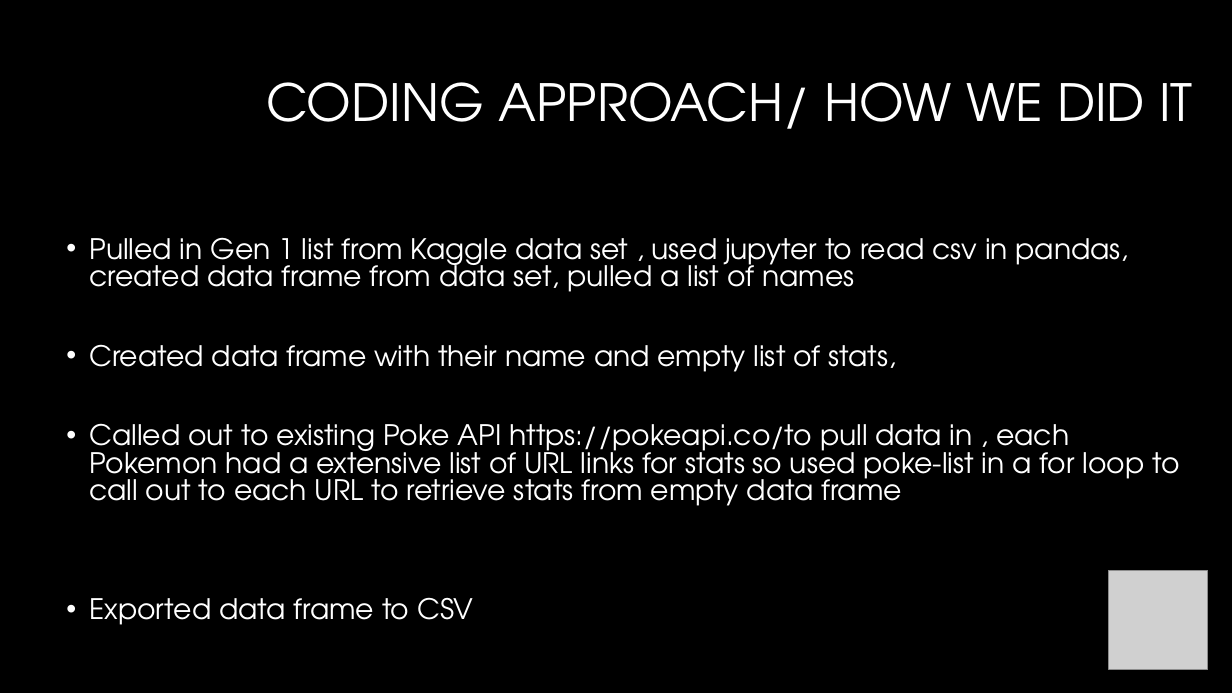
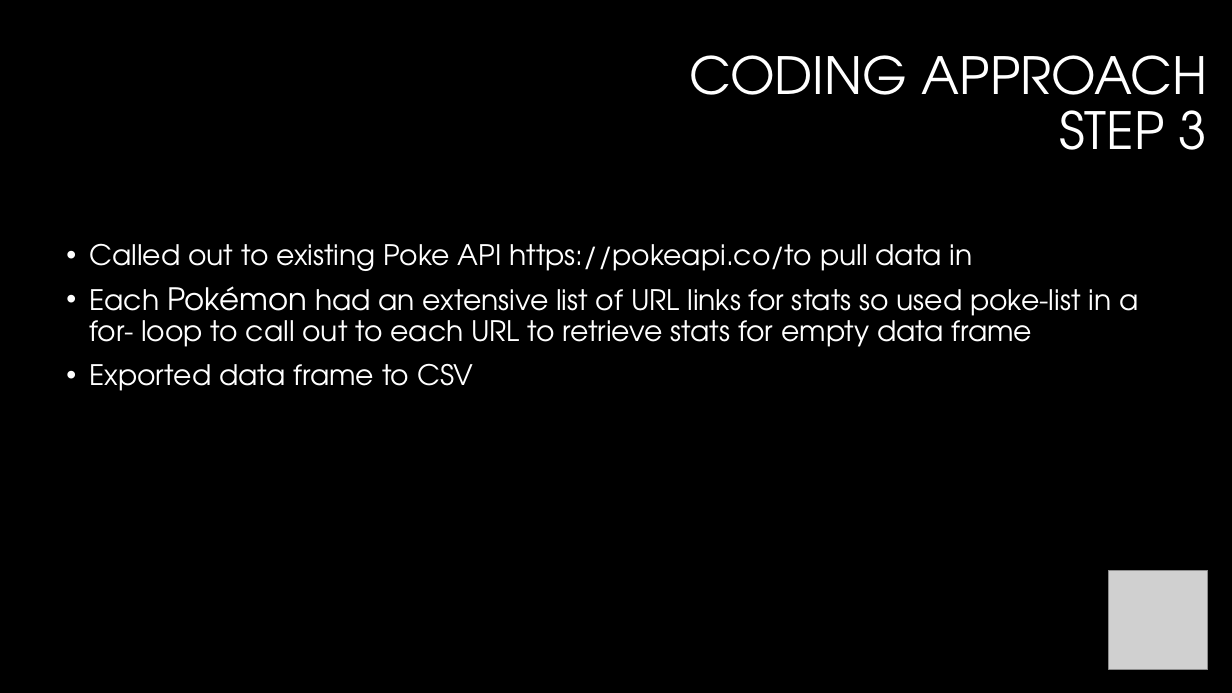
Before and after one commit to Dbuescher8/Pokemon-Project2, a slide deck: slide 5 of Presentation 2.pptx (slide 3 before the commit). Drawn at 1232x693 pixels with LibreOffice and Linux fonts; fonts in the diff are those of the drawing; grey boxes stand for pictures; background and template pictures are left out. Boxes give left, top, right and bottom in pixels: in the first picture for what was removed or moved away, otherwise in the second. Text is boxed around its words. In the diff, an @@ line names an element or a change of style, - is before the commit and + after.

Commit message:
presentation

```diff
--- a/Presentation 2.pptx
+++ b/Presentation 2.pptx
@@ title at bbox=[690, 55, 1207, 150]: text changed @@
-CODING APPROACH/ HOW WE DID IT
+CODING APPROACH
+STEP 3
@@ text at bbox=[89, 243, 1138, 347]: text changed @@
-• Pulled in Gen 1 list from Kaggle data set , used jupyter to read csv in pandas, created data frame from data set, pulled a list of names
-• Created data frame with their name and empty list of stats,
-• Called out to existing Poke API https://pokeapi.co/to pull data in , each Pokemon had a extensive list of URL links for stats so used poke-list in a for loop to call out to each URL to retrieve stats from empty data frame
+• Called out to existing Poke API https://pokeapi.co/to pull data in
+• Each Pokémon had an extensive list of URL links for stats so used poke-list in a for- loop to call out to each URL to retrieve stats for empty data frame
@@ text at bbox=[89, 363, 473, 391]: line spacing 0.8 to 0.9 @@
```
Also in this commit, not shown: 2 other slides changed, 7 slides added, 2 slides removed.
